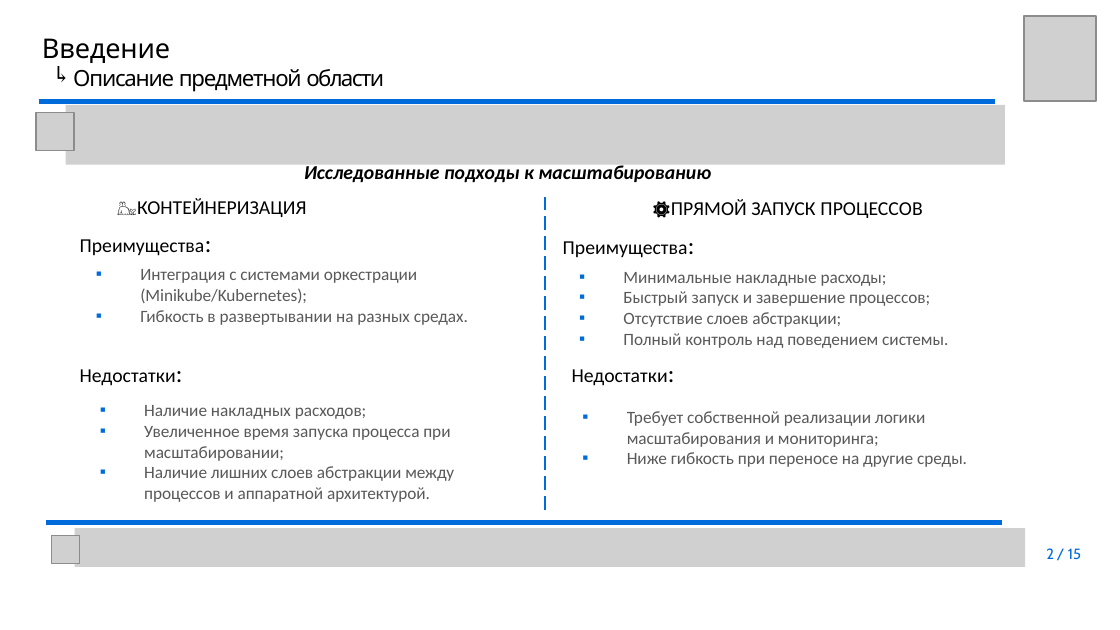
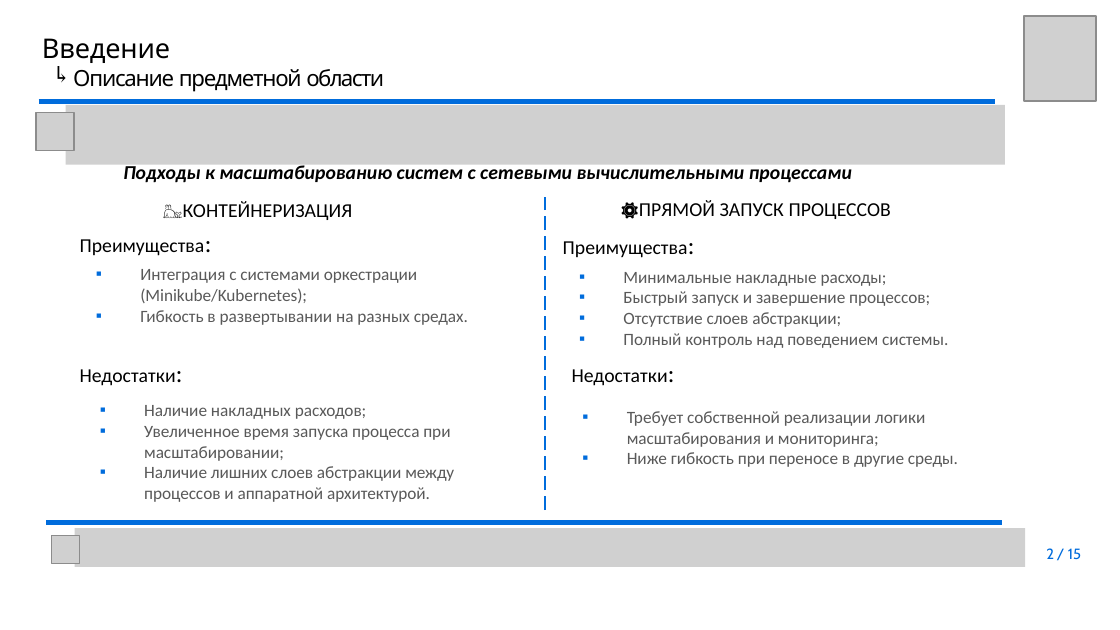
Before and after one commit to youngB0rrov/bmstu_doc, a slide deck: slide 2 of Master/Diploma/presentation/Презентация.pptx. Drawn at 1120x630 pixels with LibreOffice and Linux fonts; fonts in the diff are those of the drawing; grey boxes stand for pictures; background and template pictures are left out. Boxes give left, top, right and bottom in pixels: in the first picture for what was removed or moved away, otherwise in the second. Text is boxed around its words. In the diff, an @@ line names an element or a change of style, - is before the commit and + after.

```diff
--- a/Master/Diploma/presentation/Презентация.pptx
+++ b/Master/Diploma/presentation/Презентация.pptx
@@ text at bbox=[123, 163, 852, 183]: text changed @@
-Исследованные подходы к масштабированию
+Подходы к масштабированию систем с сетевыми вычислительными процессами
@@ text "🐳КОНТЕЙНЕРИЗАЦИЯ": place and size @@
-text "🐳КОНТЕЙНЕРИЗАЦИЯ" at bbox=[117, 198, 307, 217]
+text "🐳КОНТЕЙНЕРИЗАЦИЯ" at bbox=[162, 201, 352, 220]
@@ text "⚙️ПРЯМОЙ ЗАПУСК ПРОЦЕССОВ": place and size @@
-text "⚙️ПРЯМОЙ ЗАПУСК ПРОЦЕССОВ" at bbox=[671, 199, 922, 218]
+text "⚙️ПРЯМОЙ ЗАПУСК ПРОЦЕССОВ" at bbox=[639, 200, 891, 219]
@@ text at bbox=[627, 452, 958, 467]: text changed @@
-▪ Ниже гибкость при переносе на другие среды.
+▪ Ниже гибкость при переносе в другие среды.
```
Also in this commit, not shown: 6 other slides changed, 1 slide added, 1 slide removed.
